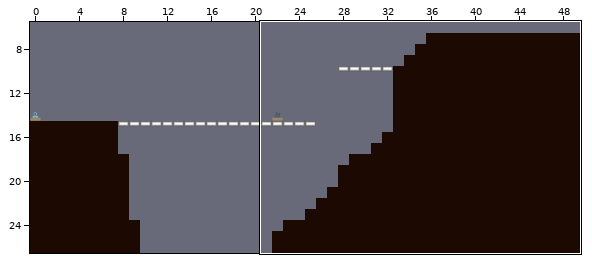
One commit to this LDtk project: assets/data/tilestest2.ldtk. Above: a wide view before the commit, with the close-up outlined.
Close-up. First the earlier version:
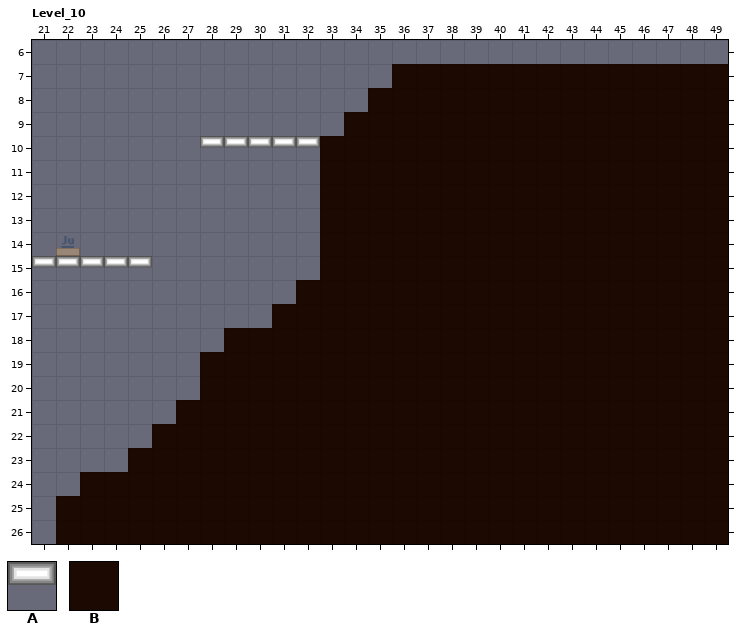
Cells are 60x60 px. Shown: Level_10 x 21..49, y 6..26. The commit also changed other parts of the map, which this record leaves out.
Key: from "Tilestest2": A 15, B 24.
_ is an empty cell.
Layer "Tiles" before, first column x 21:
 6 _____________________________
 7 _______________BBBBBBBBBBBBBB
 8 ______________BBBBBBBBBBBBBBB
 9 _____________BBBBBBBBBBBBBBBB
10 _______AAAAABBBBBBBBBBBBBBBBB
11 ____________BBBBBBBBBBBBBBBBB
12 ____________BBBBBBBBBBBBBBBBB
13 ____________BBBBBBBBBBBBBBBBB
14 ____________BBBBBBBBBBBBBBBBB
15 AAAAA_______BBBBBBBBBBBBBBBBB
16 ___________BBBBBBBBBBBBBBBBBB
17 __________BBBBBBBBBBBBBBBBBBB
18 ________BBBBBBBBBBBBBBBBBBBBB
19 _______BBBBBBBBBBBBBBBBBBBBBB
20 _______BBBBBBBBBBBBBBBBBBBBBB
21 ______BBBBBBBBBBBBBBBBBBBBBBB
22 _____BBBBBBBBBBBBBBBBBBBBBBBB
23 ____BBBBBBBBBBBBBBBBBBBBBBBBB
24 __BBBBBBBBBBBBBBBBBBBBBBBBBBB
25 _BBBBBBBBBBBBBBBBBBBBBBBBBBBB
26 _BBBBBBBBBBBBBBBBBBBBBBBBBBBB
After the commit:
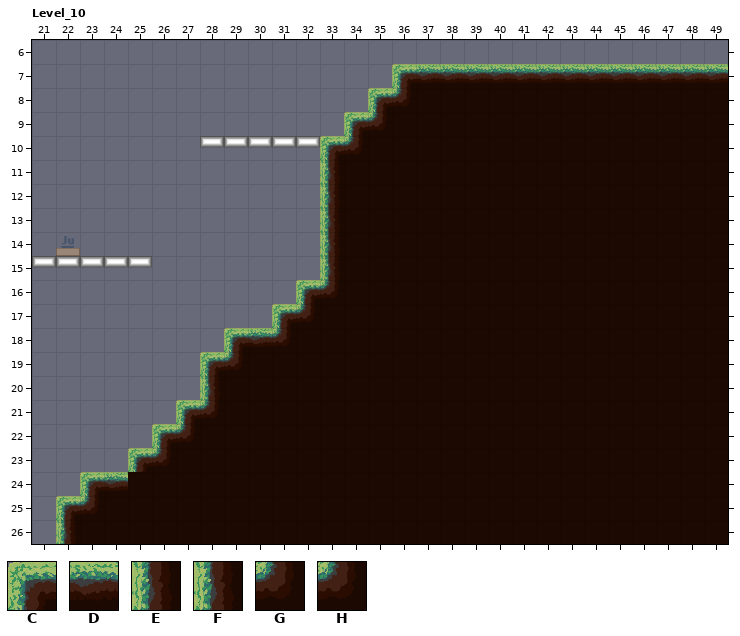
Further tiles: from "Tilestest2": C 20, D 21, E 23, F 26, G 30, H 37.
Difference:
Changed rows in their new state; . is an unchanged cell.
Layer "Tiles":
first column x 22:
 7 ..............CDDDDDDDDDDDDD
 8 .............CG.............
 9 ............CG..............
10 ...........CG...............
11 ...........E................
12 ...........E................
13 ...........E................
14 ...........E................
15 ...........E................
16 ..........CH................
17 .........CH.................
18 .......CDH..................
19 ......CH....................
20 ......F.....................
21 .....CH.....................
22 ....CH......................
23 ...CH.......................
24 .CD.........................
25 CH..........................
26 E...........................
Pixel boxes of the changes (left, top, right, bottom) in both close-ups:
changed: (56, 64, 728, 544)
